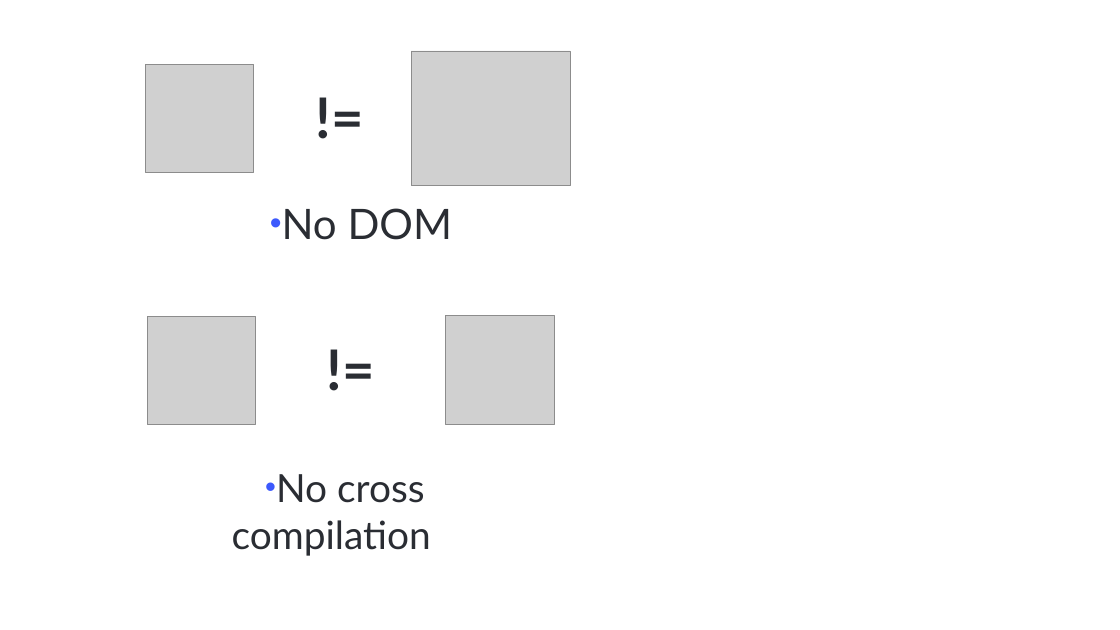
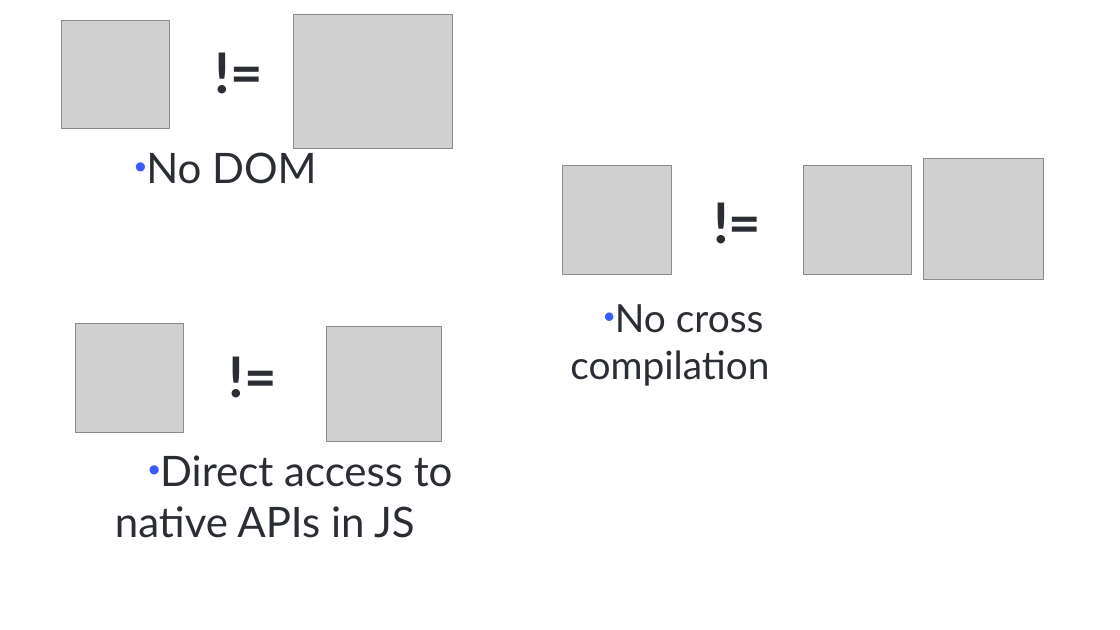
Before and after one commit to NativeScript/NativeScript-NEXT-Workshop, a slide deck: slide 9 of slides/1-Intro/intro.pptx. Drawn at 1120x630 pixels with LibreOffice and Linux fonts; fonts in the diff are those of the drawing; grey boxes stand for pictures; background and template pictures are left out. Boxes give left, top, right and bottom in pixels: in the first picture for what was removed or moved away, otherwise in the second. Text is boxed around its words. In the diff, an @@ line names an element or a change of style, - is before the commit and + after.

```diff
--- a/slides/1-Intro/intro.pptx
+++ b/slides/1-Intro/intro.pptx
@@ picture: place and size @@
-picture at <box>145,64,254,172</box>
+picture at <box>61,20,170,129</box>
@@ picture: place and size @@
-picture at <box>411,51,570,187</box>
+picture at <box>293,14,452,150</box>
@@ text "!=": place and size @@
-text "!=" at <box>291,79,382,160</box>
+text "!=" at <box>190,34,281,114</box>
@@ text "No DOM" rewrapped from <box>282,208,452,240</box> to <box>146,147,316,184</box> @@
@@ picture: place and size @@
-picture at <box>147,316,255,424</box>
+picture at <box>563,166,671,274</box>
@@ picture: place and size @@
-picture at <box>445,316,555,425</box>
+picture at <box>803,166,912,275</box>
@@ picture added at <box>923,159,1044,279</box> @@
@@ text "!=": place and size @@
-text "!=" at <box>302,331,393,412</box>
+text "!=" at <box>688,183,780,264</box>
@@ text "No cross compilation": place and size @@
-text "No cross compilation" at <box>232,474,431,556</box>
+text "No cross compilation" at <box>570,304,769,386</box>
@@ picture added at <box>76,323,184,432</box> @@
@@ picture added at <box>327,327,441,441</box> @@
@@ text added at <box>203,337,295,418</box>, 48 pt, text #2A2D33, bold @@
+!=
@@ text added at <box>115,455,453,538</box>, 36 pt, text #2A2D33 @@
+• Direct access to native APIs in JS
```
Also in this commit, not shown: 1 other slide changed, 8 slides removed, 1 other file.
